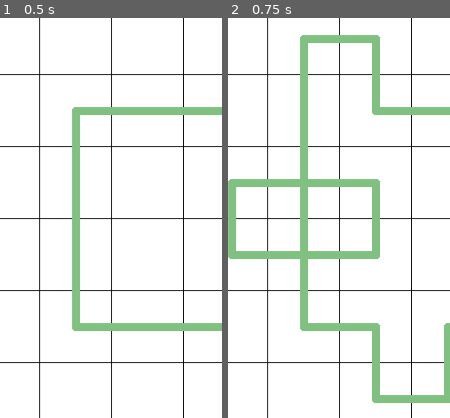
Above: before the commit, frames 1-2 (left to right).
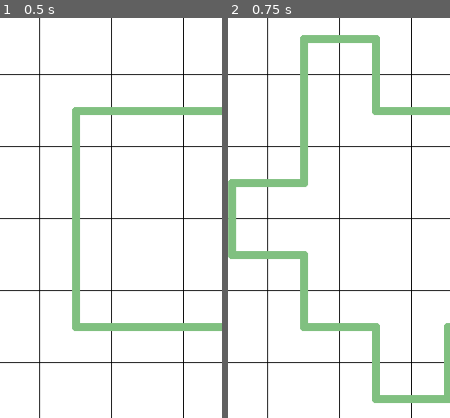
Above: after the commit, the same moments.

Repository: vivisuke/Yajilin6Solver
Game: Godot game, scene res://main.tscn
Same seed, same stepped clock (60 frames per second), same inputs: the game is played once before the commit and once after it.
Inputs (mouse positions are % of the whole screen's width and height, from its top left):
- Up to frame 1 (0.5 s): no input
- Up to frame 2 (0.75 s): tap Enter at 0.5 s; move the mouse to (72, 45) at 0.52 s; click (72, 45) at 0.67 s
The pictures show only the part of the screen within x 9-59%, y 11-61%; the shares and areas given below are measured in that part.

Frame 1 is identical in both runs. In frame 2, 2.5% of the frame differs, in the area x 32-69%, y 40-61%.

Commit message:
0011 ◎ C 02/15 02/15 0.001│問題│線分が連結されていない場合でも、線分がずらされてしまう

Diff:
--- a/Yajilin6Solver/classes/Board6x6.gd
+++ b/Yajilin6Solver/classes/Board6x6.gd
@@ -58,6 +58,7 @@
 	#print(ary_board[ix+ARY_WIDTH], " ", ary_board[ix-1], " ", ary_board[ix+ARY_WIDTH-1])
 	if ary_board[ix+ARY_WIDTH] != EMPTY || !is_line(ix-1) || !is_line(ix+ARY_WIDTH-1):
 		return false
+	if (ary_board[ix-1] & LINE_DOWN) == 0: return false		# 線分が連続していない場合
 	ary_board[ix] = LINE_LEFT | LINE_DOWN
 	ary_board[ix+ARY_WIDTH] = LINE_LEFT | LINE_UP
 	ary_board[ix-1] ^= LINE_RIGHT | LINE_DOWN
Not shown, changed: Yajilin6Solver.spr
